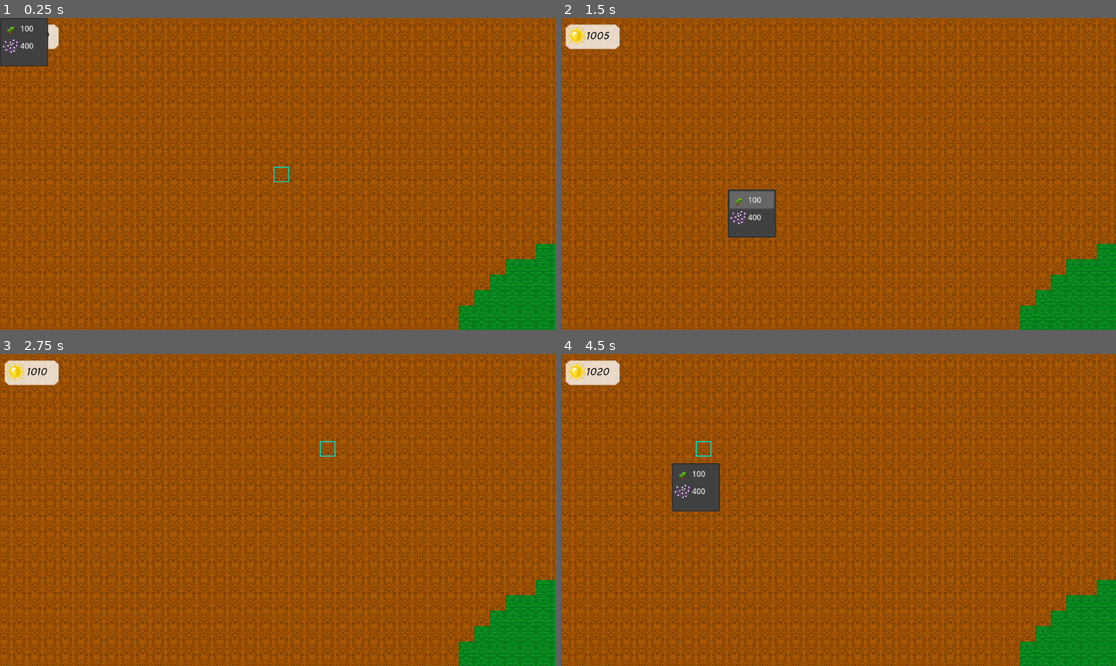
Above: before the commit, frames 1-4 (two rows, left to right).
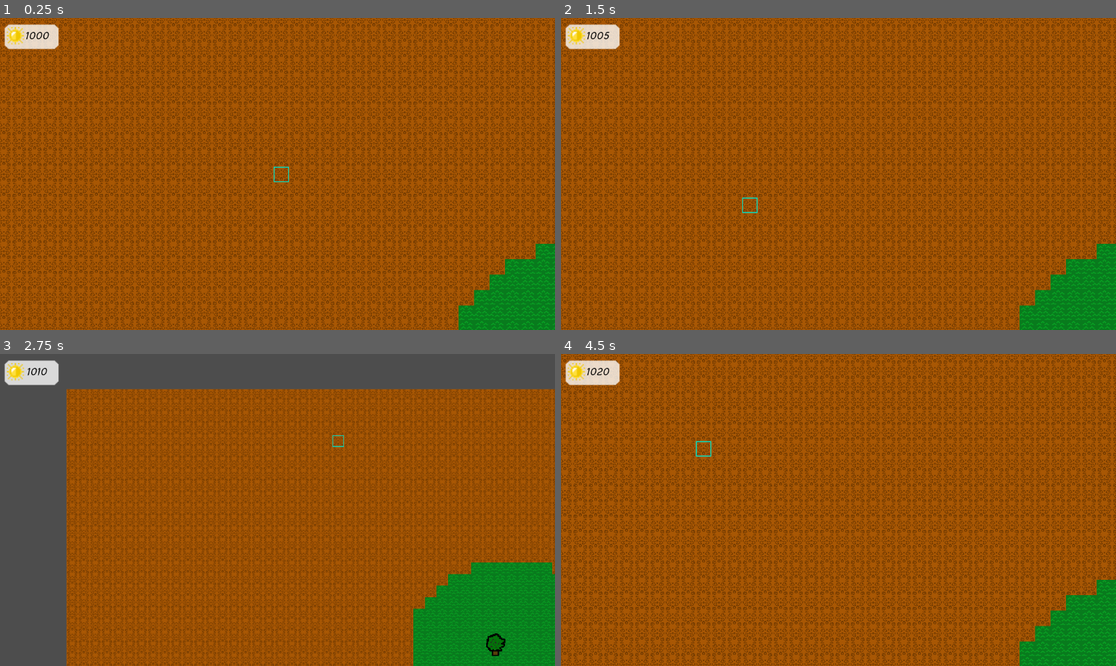
Above: after the commit, the same moments.

Repository: nmarch213/piratejam
Game: Godot game, scene res://main.tscn
Two runs of this game, one before a commit and one after it. Both use one fixed random seed, a clock stepped at 60 frames per second and the inputs below.
Inputs (mouse positions are in pixels of both pictures, inside the frame that each line leads up to):
- Up to frame 1 (0.25 s): no input
- Up to frame 2 (1.5 s): tap Enter at 0.5 s; move the mouse to (960, 158) at 0.52 s; right-click (960, 158) at 0.6 s; click (960, 158) at 0.67 s; tap Space at 1.25 s; drag from (727, 189) to (810, 236) at 1.27 s
- Up to frame 3 (2.75 s): move the mouse to (333, 441) at 2.02 s; hold Mouse wheel down (zoom out) from 2.03 s (still down); click (333, 441) at 2.17 s
- Up to frame 4 (4.5 s): release Mouse wheel down (zoom out) at 2.75 s; tap Enter at 2.75, 4.25 s; drag from (810, 572) to (672, 463) at 2.77 s; tap Space at 3.5 s; move the mouse to (1005, 556) at 3.52 s; hold Mouse wheel up (zoom in) 3.53-4.25 s; click (1005, 556) at 3.67 s; drag from (672, 463) to (755, 432) at 4.27 s

The runs differ from the first frame. In frame 1, 1.3% of the frame differs, in the area x 0-9%, y 0-16%; in frame 2, 1.3%; in frame 3, 50%, in the area x 0-100%, y 0-100%; in frame 4, 1.4%.

Commit message:
Some re-organization; make buying units only work near other units; some stubbed-out code for future upgrades

Diff:
--- a/BuildingController.gd
+++ b/BuildingController.gd
@@ -7,7 +7,7 @@
 
 @onready var tile_map = $"../TileMap"
 @onready var main = $".."
-@onready var ui_controller = $"../UIController"
+@onready var tile_click_controller = $"../TileClickController"
 
 
 
@@ -16,8 +16,8 @@
 	if SunlightManager.is_affordable(costs[id]):
 		SunlightManager.spend_sunlight(costs[id])
 		match id:
-			0: place_sapling_tower(ui_controller.latest_cell_clicked)
-			1: place_thorn_tower(ui_controller.latest_cell_clicked)
+			0: place_sapling_tower(tile_click_controller.latest_cell_clicked)
+			1: place_thorn_tower(tile_click_controller.latest_cell_clicked)
 
 
 
--- a/UIController.gd
+++ b/UIController.gd
@@ -1,11 +1,34 @@
 extends Node2D
 
 var latest_cell_clicked: Vector2i = Vector2i(-1, -1)
+@onready var buy_menu: PopupMenu = get_node("BuyMenu")
+@onready var tile_map = $"../TileMap"
+var mother_tree_positions = []
+var tower_positions = []
 
+func _ready():
+	var mother_tree_coords = tile_map.local_to_map($"../MotherTree".position)
+	mother_tree_positions.append(Vector2(mother_tree_coords))
+	mother_tree_positions.append_array(tile_map.get_surrounding_cells(mother_tree_coords).map(to_vector2))
 
 func _on_tile_map_tile_map_clicked(cell_clicked_position: Vector2i, event_position: Vector2):
-	var buy_menu: PopupMenu = get_node("BuyMenu")
+	tower_positions = tile_map.get_used_cells(tile_map.LAYER.TOWERS).map(to_vector2)
+	if mother_tree_positions.has(cell_clicked_position):
+		pass #TODO: mother tree upgrades?
+	elif tower_positions.has(cell_clicked_position):
+		pass #TODO: upgrade menu / select the tower
+	elif within_two_spaces_of_existing_tower(cell_clicked_position):
+		buy_menu.position = event_position
+		buy_menu.show()
+		latest_cell_clicked = cell_clicked_position
 
-	buy_menu.position = event_position
-	buy_menu.show()
-	latest_cell_clicked = cell_clicked_position
+func within_two_spaces_of_existing_tower(cell_clicked_position):
+	var all_friendly_positions = []
+	all_friendly_positions.append_array(mother_tree_positions)
+	all_friendly_positions.append_array(tower_positions)
+	for tower in all_friendly_positions:
+		if tower.distance_to(Vector2(cell_clicked_position)) <= 2:
+			return true
+
+func to_vector2(cell: Vector2i):
+	return Vector2(cell)
--- a/main.tscn
+++ b/main.tscn
@@ -81,17 +81,18 @@
 layer_3/tile_data = PackedInt32Array()
 script = ExtResource("6_4650s")
 
-[node name="UIController" type="Node2D" parent="."]
+[node name="TileClickController" type="Node2D" parent="."]
 script = ExtResource("7_2rcum")
 
-[node name="BuyMenu" parent="UIController" instance=ExtResource("8_rwyyp")]
+[node name="BuyMenu" parent="TileClickController" instance=ExtResource("8_rwyyp")]
+visible = false
 
 [node name="BuildingController" type="Node2D" parent="."]
 script = ExtResource("9_4t46y")
 
-[node name="MainUI" type="CanvasLayer" parent="."]
+[node name="OverlayUI" type="CanvasLayer" parent="."]
 
-[node name="Bubble" type="Sprite2D" parent="MainUI"]
+[node name="Bubble" type="Sprite2D" parent="OverlayUI"]
 modulate = Color(1, 1, 1, 0.784314)
 position = Vector2(8, 12)
 scale = Vector2(1.2, 1.688)
@@ -99,7 +100,7 @@
 centered = false
 script = ExtResource("12_my5aw")
 
-[node name="Control" type="Control" parent="MainUI"]
+[node name="Control" type="Control" parent="OverlayUI"]
 layout_mode = 3
 anchors_preset = 0
 offset_left = 15.0
@@ -107,12 +108,12 @@
 offset_right = 15.0
 offset_bottom = 60.0
 
-[node name="Sun" type="Sprite2D" parent="MainUI/Control"]
+[node name="Sun" type="Sprite2D" parent="OverlayUI/Control"]
 position = Vector2(18, 18)
 scale = Vector2(2.375, 2.375)
 texture = ExtResource("13_ftsqr")
 
-[node name="SunlightLabel" type="Label" parent="MainUI/Control"]
+[node name="SunlightLabel" type="Label" parent="OverlayUI/Control"]
 layout_mode = 2
 offset_left = 52.0
 offset_top = 3.5
@@ -129,12 +130,6 @@
 vertical_alignment = 1
 script = ExtResource("13_fqykk")
 
-[node name="HBoxContainer" type="HBoxContainer" parent="MainUI"]
-offset_left = 15.0
-offset_top = 20.0
-offset_right = 98.0
-offset_bottom = 60.0
-
 [node name="Spawner" type="Marker2D" parent="."]
 position = Vector2(758, 744)
 script = ExtResource("10_t0iqe")
@@ -142,7 +137,7 @@
 [node name="WaveTimer" type="Timer" parent="Spawner"]
 wait_time = 3.0
 
-[connection signal="tile_map_clicked" from="TileMap" to="UIController" method="_on_tile_map_tile_map_clicked"]
-[connection signal="id_pressed" from="UIController/BuyMenu" to="BuildingController" method="_on_buy_menu_id_pressed"]
-[connection signal="sunlight_text_max_changed" from="MainUI/Control/SunlightLabel" to="MainUI/Bubble" method="_on_sunlight_label_sunlight_text_max_changed"]
+[connection signal="tile_map_clicked" from="TileMap" to="TileClickController" method="_on_tile_map_tile_map_clicked"]
+[connection signal="id_pressed" from="TileClickController/BuyMenu" to="BuildingController" method="_on_buy_menu_id_pressed"]
+[connection signal="sunlight_text_max_changed" from="OverlayUI/Control/SunlightLabel" to="OverlayUI/Bubble" method="_on_sunlight_label_sunlight_text_max_changed"]
 [connection signal="timeout" from="Spawner/WaveTimer" to="Spawner" method="_on_wave_timer_timeout"]
Not shown: 1 places in main.tscn that only renumber resources
